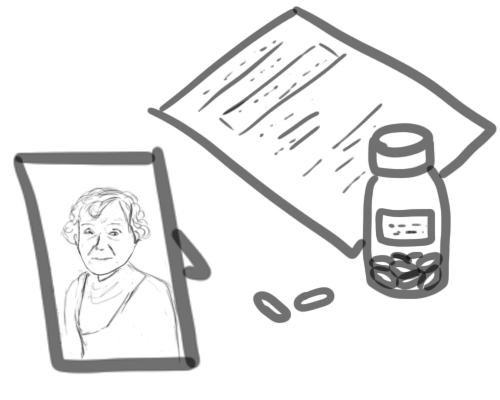
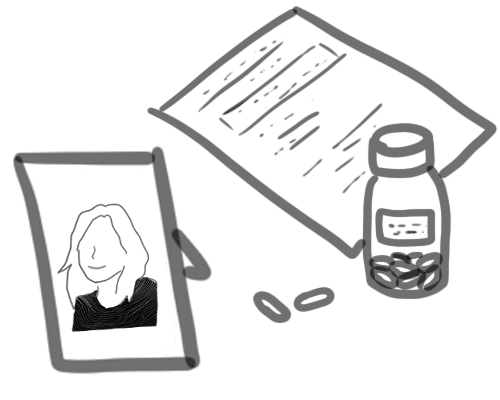
Revision of a layered 500x400 image; what changed, layer by layer:
hid "Layer 1" over [49,186,181,364]
added layer "Layer 5" above "Background" over [49,186,179,339]
